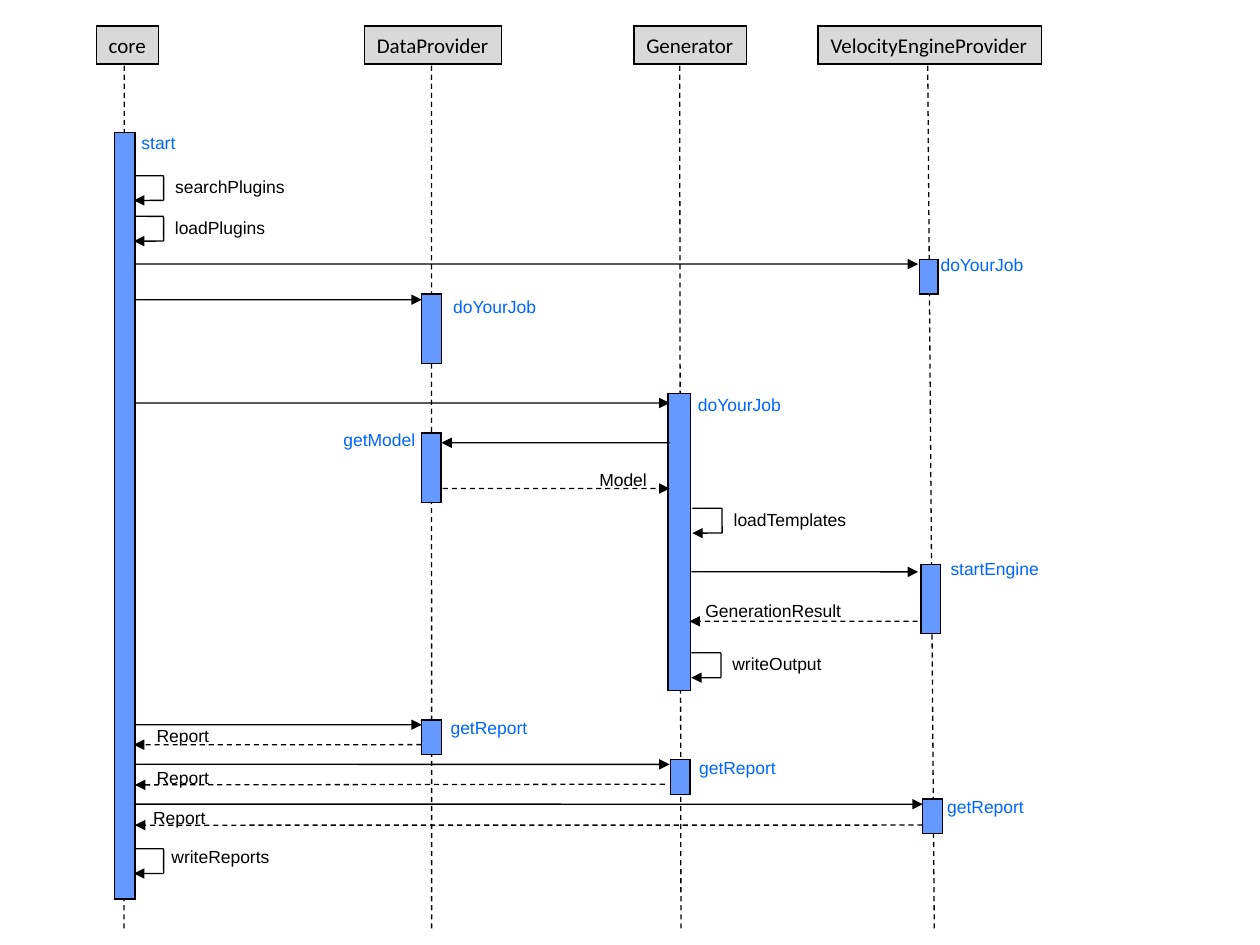
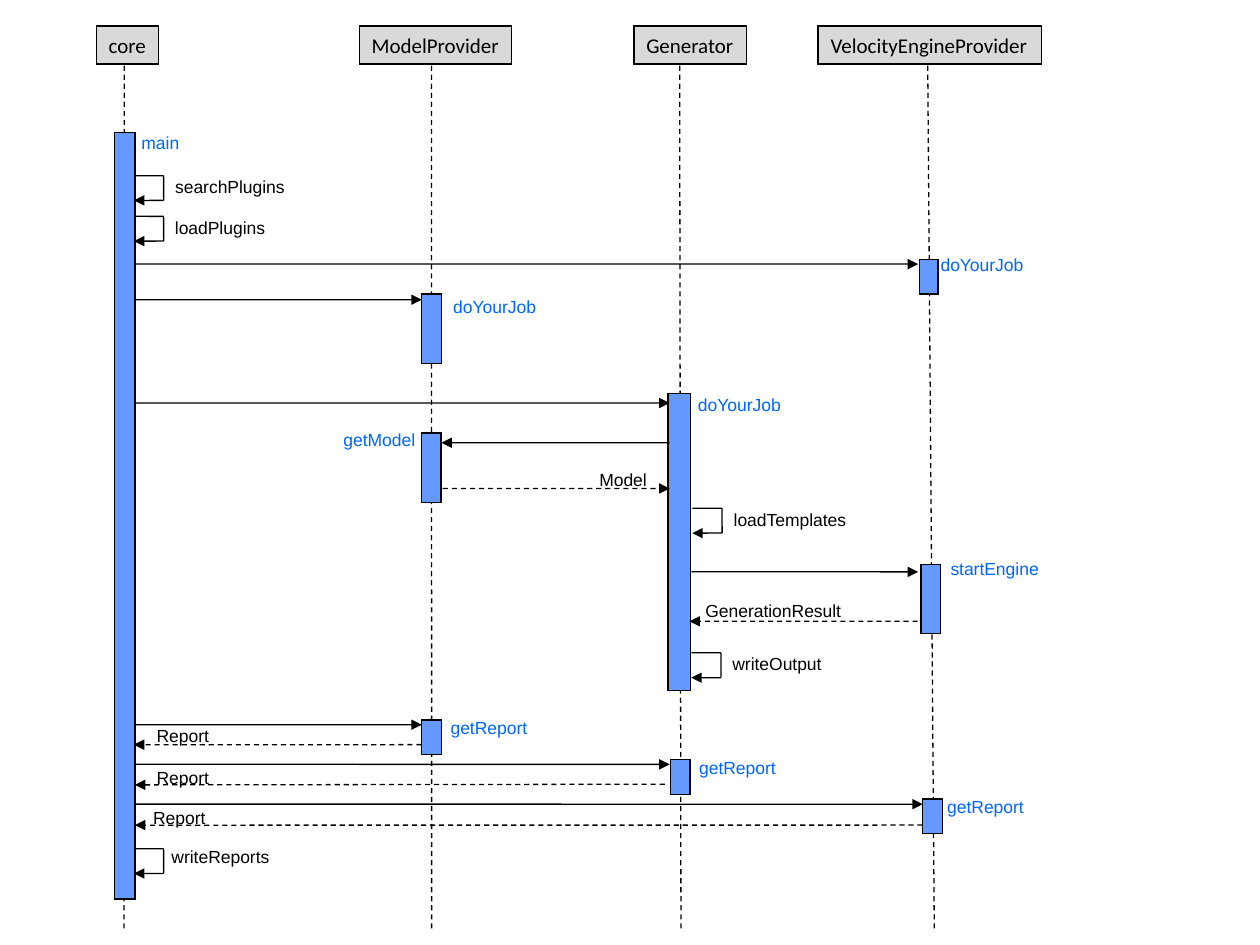
Before and after one commit to iks-gmbh-tools/MOGLiCodeCreator, a slide deck: slide 5 of application/arcPictures/Views.ppt. Drawn at 1260x945 pixels with LibreOffice and Linux fonts; fonts in the diff are those of the drawing. Boxes give left, top, right and bottom in pixels: in the first picture for what was removed or moved away, otherwise in the second. Text is boxed around its words. In the diff, an @@ line names an element or a change of style, - is before the commit and + after.

```diff
--- a/application/arcPictures/Views.ppt
+++ b/application/arcPictures/Views.ppt
@@ rectangle "ModelProvider": place and size @@
-rectangle "ModelProvider" at bbox=[364, 26, 501, 64]
+rectangle "ModelProvider" at bbox=[359, 26, 512, 64]
@@ text in rectangle at bbox=[372, 38, 499, 53]: text changed @@
-DataProvider
+ModelProvider
@@ text at bbox=[141, 136, 179, 149]: text changed @@
-start
+main
```
Also in this commit, not shown: 1 other file.
